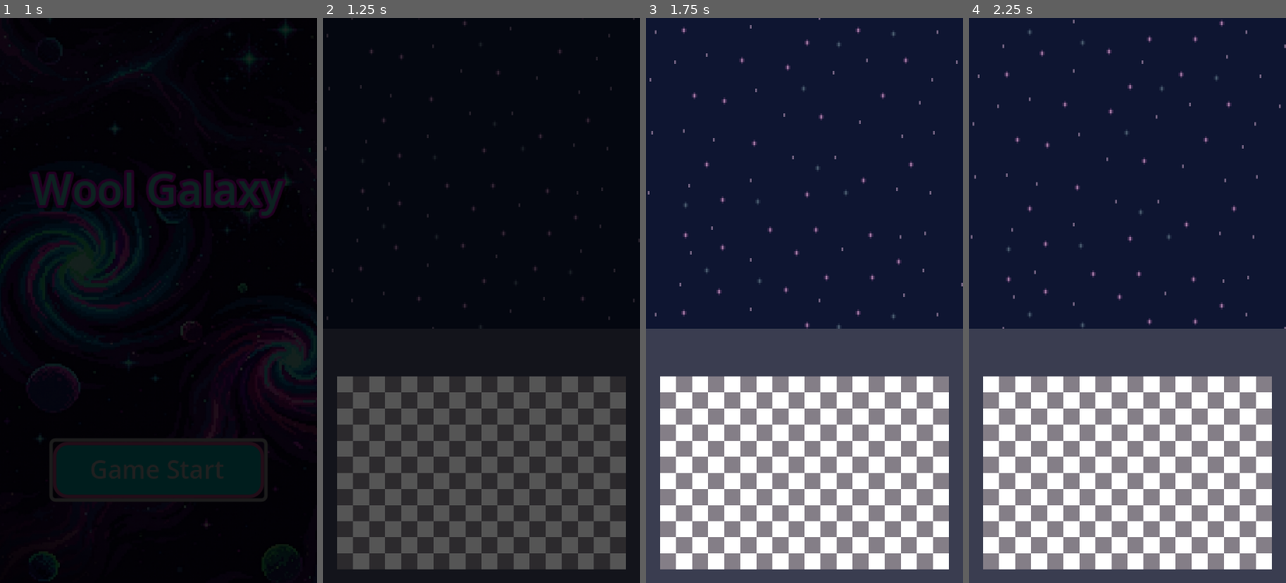
Above: before the commit, frames 1-4 (left to right).
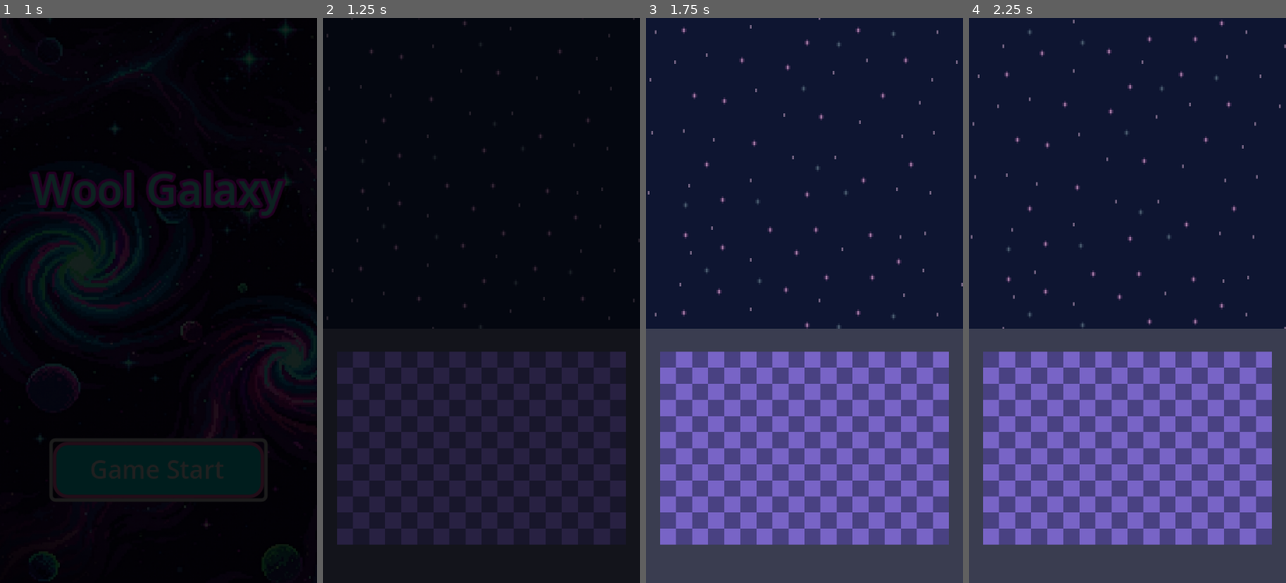
Above: after the commit, the same moments.

Repository: ZoNaDak/GalaxyPuzzleShooter_ProtoType
Game: Godot game, scene res://game/scenes/title/title_scene.tscn
Two runs of this game, one before a commit and one after it. Both use one fixed random seed, a clock stepped at 60 frames per second and the inputs below.
Inputs:
- Up to frame 1 (1 s): click "Game Start" at 0.5 s
- Up to frame 2 (1.25 s): no input
- Up to frame 3 (1.75 s): no input
- Up to frame 4 (2.25 s): no input

Frame 1 is identical in both runs. In frame 2, 20% of the frame differs, in the area x 4-96%, y 59-98%; in frame 3, 35%; in frame 4, 35%.

Commit message:
Modify Missile Board Codes

Diff:
--- a/wool-galaxy-proto/game/ui/missile_board/missile_board.tscn
+++ /dev/null
@@ -1,18 +0,0 @@
-[gd_scene load_steps=3 format=3 uid="uid://1semffj55mi0"]
-
-[ext_resource type="Script" uid="uid://b3emmlrhpx045" path="res://game/ui/missile_board/missile_board.gd" id="1_qfnol"]
-[ext_resource type="Texture2D" uid="uid://crf7iqk8yal3c" path="res://game/ui/missile_board/resources/MissileBoardBack.png" id="2_1pjqi"]
-
-[node name="MissileBoard" type="Control" node_paths=PackedStringArray("_back_board")]
-layout_mode = 3
-anchors_preset = 0
-script = ExtResource("1_qfnol")
-_back_board = NodePath("BackBoard")
-
-[node name="BackBoard" type="TextureRect" parent="."]
-custom_minimum_size = Vector2(576, 384)
-layout_mode = 0
-offset_right = 576.0
-offset_bottom = 384.0
-texture = ExtResource("2_1pjqi")
-stretch_mode = 1
--- a/wool-galaxy-proto/game/ui/missile_board/missile_board.gd
+++ b/wool-galaxy-proto/game/ui/missile_puzzle_board/missile_puzzle_board.gd
@@ -9,7 +9,7 @@
 
 #region Variables
 
-@export var _back_board: TextureRect
+@export var _layout: Control
 
 #endregion
 
@@ -43,11 +43,11 @@
 
 	# 스케일 계산
 	var scale_factor = min(size.x / BASE_SIZE.x, size.y / BASE_SIZE.y)
-	_back_board.scale = Vector2(scale_factor, scale_factor)
+	_layout.scale = Vector2(scale_factor, scale_factor)
 
-	# 하단 중앙 정렬
+	# 중앙 정렬
 	var scaled_size = BASE_SIZE * scale_factor
-	_back_board.position.x = (size.x - scaled_size.x) / 2
-	_back_board.position.y = size.y - scaled_size.y
+	_layout.position.x = (size.x - scaled_size.x) / 2
+	_layout.position.y = (size.y - scaled_size.y) / 2
 
 #endregion
--- /dev/null
+++ b/wool-galaxy-proto/game/ui/missile_puzzle_board/missile_puzzle_board.tscn
@@ -0,0 +1,24 @@
+[gd_scene load_steps=3 format=3 uid="uid://1semffj55mi0"]
+
+[ext_resource type="Script" uid="uid://b3emmlrhpx045" path="res://game/ui/missile_puzzle_board/missile_puzzle_board.gd" id="1_qfnol"]
+[ext_resource type="Texture2D" uid="uid://crf7iqk8yal3c" path="res://game/ui/missile_puzzle_board/resources/MissileBoardBack.png" id="2_1pjqi"]
+
+[node name="MissilePuzzleBoard" type="Control" node_paths=PackedStringArray("_layout")]
+layout_mode = 3
+anchors_preset = 0
+script = ExtResource("1_qfnol")
+_layout = NodePath("Layout")
+
+[node name="Layout" type="Control" parent="."]
+layout_mode = 1
+anchors_preset = 0
+offset_right = 576.0
+offset_bottom = 384.0
+
+[node name="BackBoard" type="TextureRect" parent="Layout"]
+custom_minimum_size = Vector2(576, 384)
+layout_mode = 0
+offset_right = 576.0
+offset_bottom = 384.0
+texture = ExtResource("2_1pjqi")
+stretch_mode = 1
Binary file removed: wool-galaxy-proto/game/ui/missile_board/resources/MissileBoardBack.png
Renamed: wool-galaxy-proto/game/ui/missile_board/missile_board.gd.uid -> wool-galaxy-proto/game/ui/missile_puzzle_board/missile_puzzle_board.gd.uid
Binary file added: wool-galaxy-proto/game/ui/missile_puzzle_board/resources/MissileBoardBack.png
Not shown, changed: wool-galaxy-proto/game/ui/missile_puzzle_board/resources/MissileBoardBack.png.import
